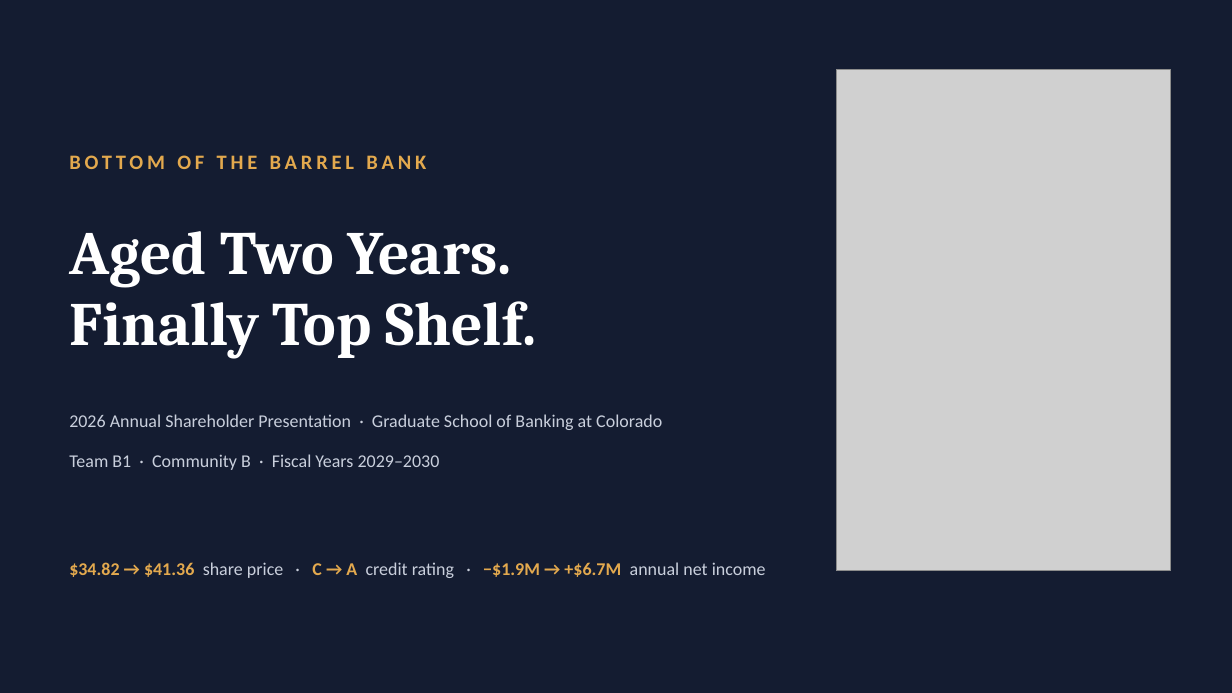
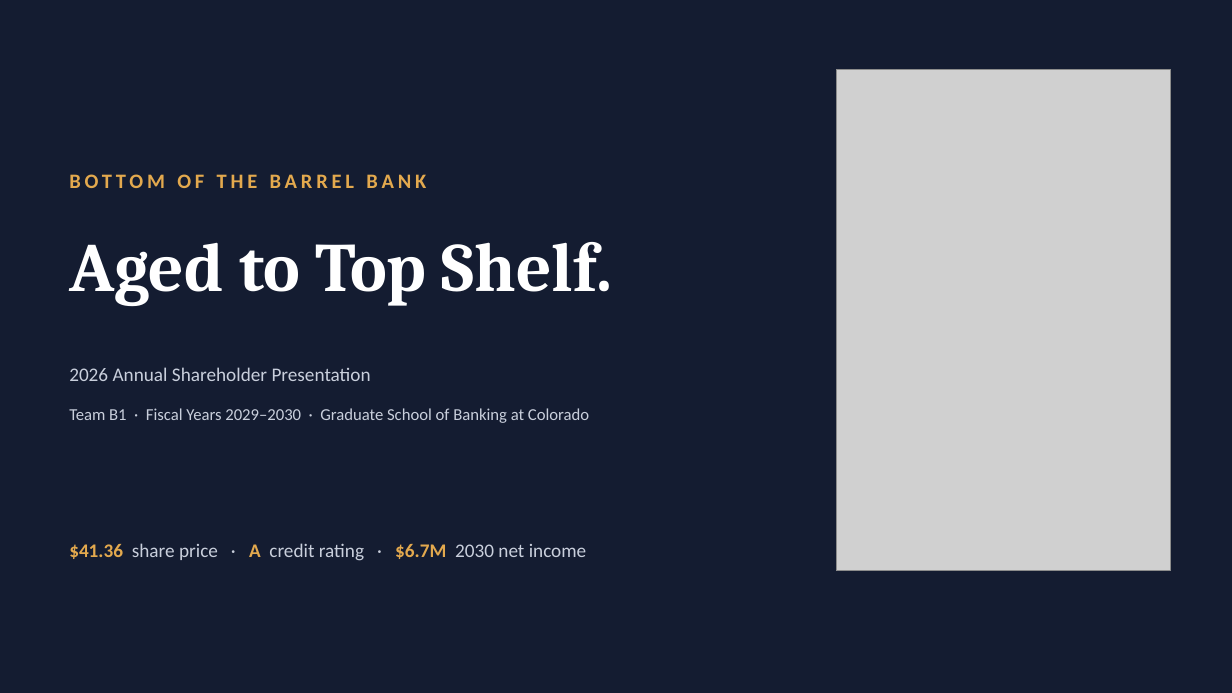
Before and after one commit to Drewger050/BankRole-SIM, a slide deck: slide 1 of docs/BOTB_Shareholder_Presentation.pptx. Drawn at 1232x693 pixels with LibreOffice and Linux fonts; fonts in the diff are those of the drawing; grey boxes stand for pictures. Boxes give left, top, right and bottom in pixels: in the first picture for what was removed or moved away, otherwise in the second. Text is boxed around its words. In the diff, an @@ line names an element or a change of style, - is before the commit and + after.

```diff
--- a/docs/BOTB_Shareholder_Presentation.pptx
+++ b/docs/BOTB_Shareholder_Presentation.pptx
@@ text "BOTTOM OF THE BARREL BANK": place and size @@
-text "BOTTOM OF THE BARREL BANK" at [69,155,426,169]
+text "BOTTOM OF THE BARREL BANK" at [69,174,426,188]
@@ text at [69,242,613,305]: text changed; size 48 to 54 pt @@
-Aged Two Years.
-Finally Top Shelf.
+Aged to Top Shelf.
@@ text at [69,367,371,381]: text changed; size 14 to 15 pt @@
-2026 Annual Shareholder Presentation · Graduate School of Banking at Colorado
+2026 Annual Shareholder Presentation
@@ text at [69,408,589,423]: text changed; size 14 to 13 pt @@
-Team B1 · Community B · Fiscal Years 2029–2030
+Team B1 · Fiscal Years 2029–2030 · Graduate School of Banking at Colorado
@@ text at [69,543,587,561]: text changed; size 14 to 15 pt @@
-$34.82 → $41.36 share price · C → A credit rating · −$1.9M → +$6.7M annual net income
+$41.36 share price · A credit rating · $6.7M 2030 net income
```
Also in this commit, not shown: 11 other slides changed, 4 slides added, 4 slides removed, 1 other file.
